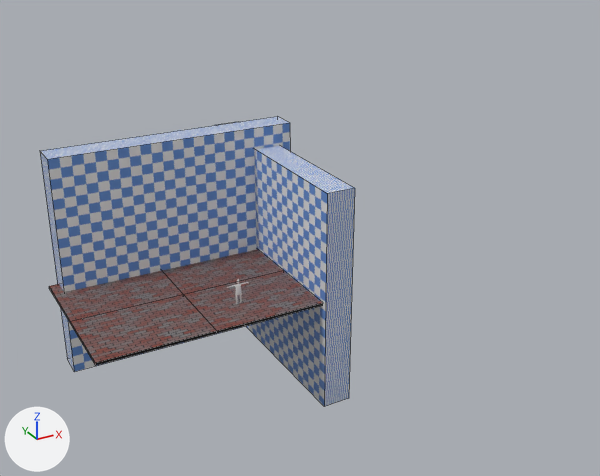
The Blender file TD3 - Cinematography and Rendering/untitled.blend: old version first, new version second.
Both versions are drawn from a 50 mm camera at (-92.4, -206.9, 113.5) aimed at (10.9, -19.0, 19.6). Lighting does not change. The marker at lower left points along +X, +Y and +Z. Mesh edges are drawn as thin lines on the coarser meshes.
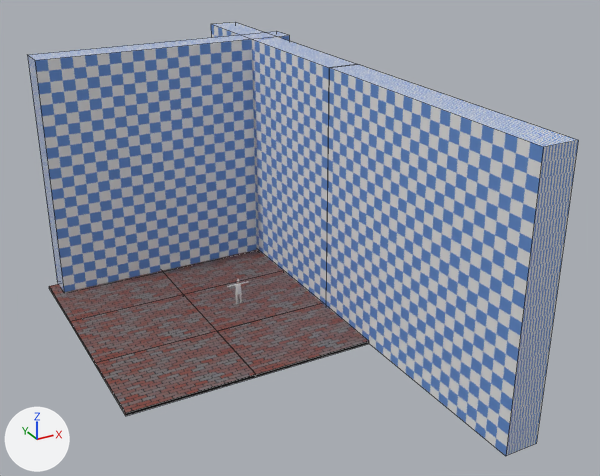
Pixel boxes [x1, y1, x2, y2] of what changed, in the pictures (600 x 476 px):
```json
{"object": "Cube.007", "change": "added", "after": [326, 65, 578, 456]}
{"object": "Cube.002", "change": "moved", "before": [40, 116, 290, 372], "after": [27, 31, 289, 292]}
{"object": "Cube.006", "change": "moved", "before": [220, 122, 355, 406], "after": [211, 22, 358, 305]}
{"object": "Cube.009", "change": "added", "after": [95, 331, 256, 416]}
{"object": "Cube.008", "change": "added", "after": [217, 303, 369, 377]}
```

The change, as JSON lines over the scene's bpy script:
```json
{"op": "add", "block": "me_cube_004", "code": ["me_cube_004 = bpy.data.meshes.new('Cube.004')", "me_cube_004.from_pydata(...)  # a box spanning x -5.76..5.76, y -3.52..3.52, z -0.18..0.18", "me_cube_004.materials.append(mat_material_001)"]}
{"op": "add", "block": "me_cube_003", "code": ["me_cube_003 = bpy.data.meshes.new('Cube.003')", "me_cube_003.from_pydata(...)  # a box spanning x -5.76..5.76, y -3.52..3.52, z -0.18..0.18", "me_cube_003.materials.append(mat_material_001)"]}
{"op": "set", "path": "ob_cube_002.location", "old": "(-4.6, 37.9, -0.1)", "new": "(-4.6, 37.9, 28.9)"}
{"op": "set", "path": "ob_cube_006.location", "old": "(27.3, 26.3, -7.4)", "new": "(27.3, 26.3, 28.6)"}
{"op": "add", "block": "ob_cube_009", "code": ["ob_cube_009 = bpy.data.objects.new('Cube.009', me_cube_004)", "ob_cube_009.location = (-30.4, -25.1, -7.8)", "ob_cube_009.scale = (3.08, 3.69, 2.45)"]}
{"op": "add", "block": "ob_cube_008", "code": ["ob_cube_008 = bpy.data.objects.new('Cube.008', me_cube_003)", "ob_cube_008.location = (5.1, -25.1, -7.8)", "ob_cube_008.scale = (3.08, 3.69, 2.45)"]}
{"op": "add", "block": "ob_cube_007", "code": ["ob_cube_007 = bpy.data.objects.new('Cube.007', me_cube_011.copy())  # the mesh of ob_cube_006", "ob_cube_007.location = (27.3, -54.4, 28.6)", "ob_cube_007.rotation_euler = (3.142, 3.142, 1.571)  # degrees (180, 180, 90)", "ob_cube_007.scale = (-2.93, -0.965, -5.04)"]}
```
